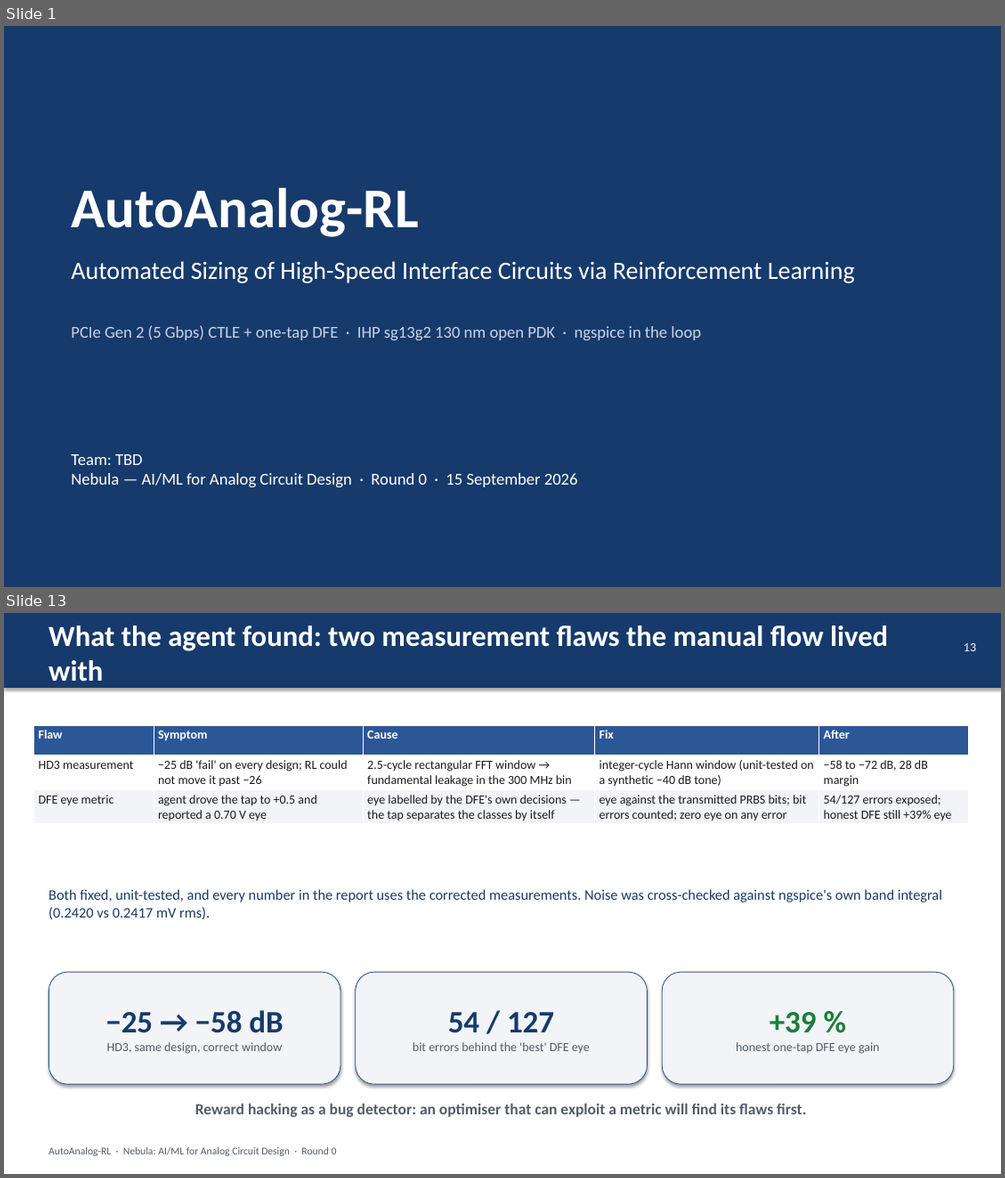
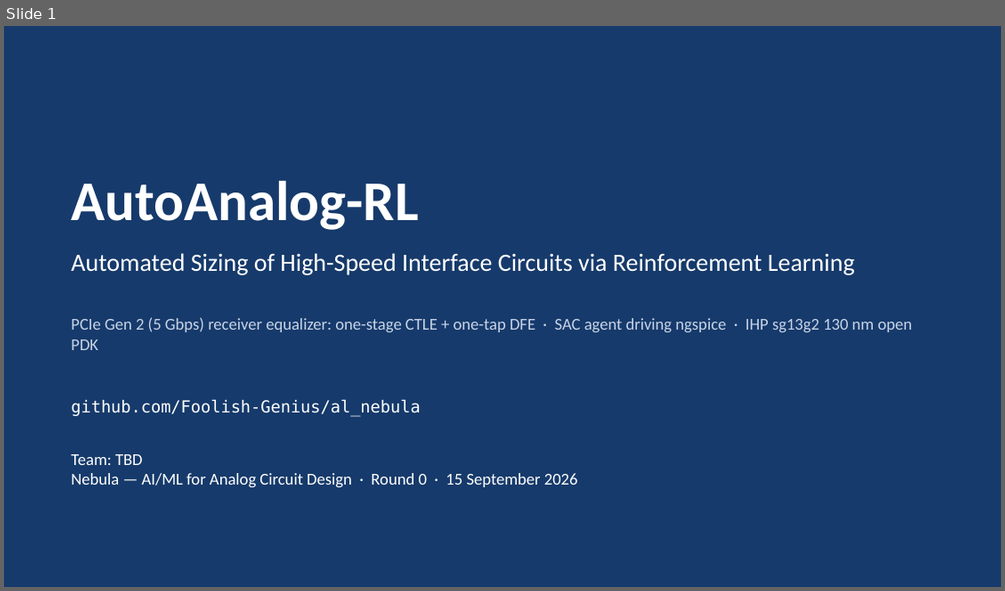
Before and after one commit to Foolish-Genius/al_nebula, a slide deck: docs/report/AutoAnalog-RL_deck.pptx. Shown one above the other, each under a label of ours: slides 1 and 13 before the commit, slide 1 after it; the slides between them are not shown. The pictures are 1005x1178 and 1005x591 pixels, drawn with LibreOffice and Linux fonts; fonts in the diff are those of the drawing. Boxes give left, top, right and bottom in pixels: in the first picture for what was removed or moved away, otherwise in the second. Text is boxed around its words. In the diff, an @@ line names an element or a change of style, - is before the commit and + after.

```diff
--- a/docs/report/AutoAnalog-RL_deck.pptx
+++ b/docs/report/AutoAnalog-RL_deck.pptx
@@ slide 13 removed at bbox=[4, 613, 1001, 1174], background #FFFFFF @@
@@ rectangle removed at bbox=[4, 613, 1001, 688] @@
@@ text removed at bbox=[48, 625, 888, 682] @@
-What the agent found: two measurement flaws the manual flow lived with
@@ text removed at bbox=[963, 643, 976, 651] @@
-13
@@ table removed at bbox=[34, 725, 969, 825], 3 rows, 5 columns @@
-Flaw | Symptom | Cause | Fix | After
-HD3 measurement | −25 dB 'fail' on every design; RL could not move it past −26 | 2.5-cycle rectangular FFT window → fundamental leakage in the 300 MHz bin | integer-cycle Hann window (unit-tested on a synthetic −40 dB tone) | −58 to −72 dB, 28 dB margin
-DFE eye metric | agent drove the tap to +0.5 and reported a 0.70 V eye | eye labelled by the DFE's own decisions — the tap separates the classes by itself | eye against the transmitted PRBS bits; bit errors counted; zero eye on any error | 54/127 errors exposed; honest DFE still +39% eye
@@ text removed at bbox=[48, 889, 942, 919] @@
-Both fixed, unit-tested, and every number in the report uses the corrected measurements. Noise was cross-checked against ngspice's own band integral (0.2420 vs 0.2417 mV rms).
@@ rounded rectangle removed at bbox=[48, 972, 340, 1084] @@
-−25 → −58 dB
-HD3, same design, correct window
@@ rounded rectangle removed at bbox=[356, 972, 647, 1084] @@
-54 / 127
-bit errors behind the 'best' DFE eye
@@ rounded rectangle removed at bbox=[662, 972, 954, 1084] @@
-+39 %
-honest one-tap DFE eye gain
@@ text removed at bbox=[195, 1103, 806, 1117] @@
-Reward hacking as a bug detector: an optimiser that can exploit a metric will find its flaws first.
@@ text removed at bbox=[48, 1147, 337, 1156] @@
-AutoAnalog-RL · Nebula: AI/ML for Analog Circuit Design · Round 0
@@ slide 1 changed as well @@
@@ text "AutoAnalog-RL": place and size @@
-text "AutoAnalog-RL" at bbox=[71, 187, 418, 237]
+text "AutoAnalog-RL" at bbox=[71, 180, 418, 230]
@@ text "Automated Sizing of High-Speed Interface ...": place and size @@
-text "Automated Sizing of High-Speed Interface ..." at bbox=[71, 261, 855, 283]
+text "Automated Sizing of High-Speed Interface ..." at bbox=[71, 253, 855, 275]
@@ text at bbox=[71, 317, 913, 350]: text changed @@
-PCIe Gen 2 (5 Gbps) CTLE + one-tap DFE · IHP sg13g2 130 nm open PDK · ngspice in the loop
+PCIe Gen 2 (5 Gbps) receiver equalizer: one-stage CTLE + one-tap DFE · SAC agent driving ngspice · IHP sg13g2 130 nm open PDK
@@ text added at bbox=[71, 399, 420, 417], 16 pt, text #FFFFFF @@
+github.com/Foolish-Genius/al_nebula
```
Also in this commit, not shown: 3 other slides changed, 8 slides added, 10 other slides removed, 2 other files.
